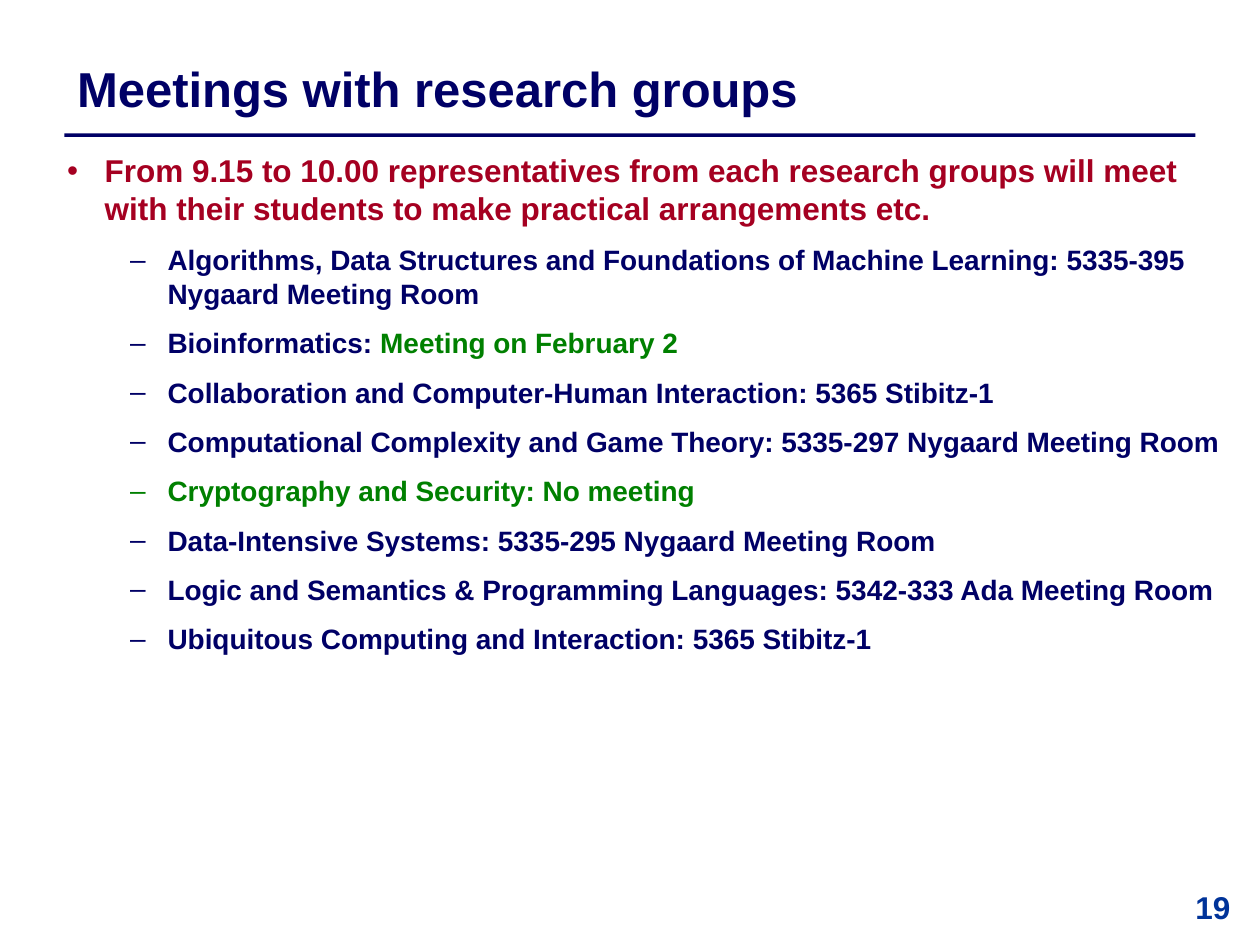
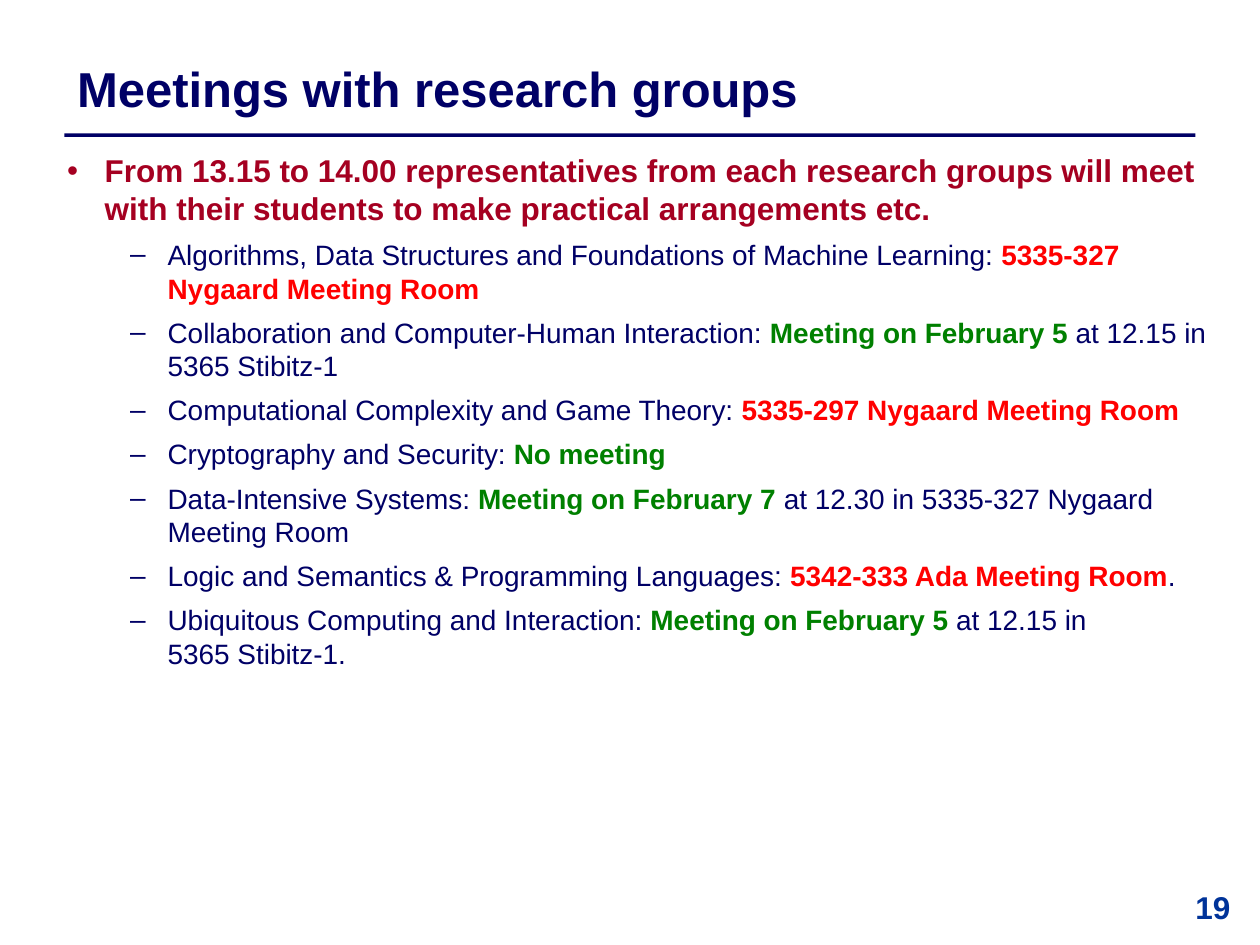
Before and after one commit to IntProgAU/Materiale, a slide deck: slide 19 of web/b25/1 Bachelor Contract .pptx. Drawn at 1260x945 pixels with LibreOffice and Linux fonts; fonts in the diff are those of the drawing. Boxes give left, top, right and bottom in pixels: in the first picture for what was removed or moved away, otherwise in the second. Text is boxed around its words. In the diff, an @@ line names an element or a change of style, - is before the commit and + after.

```diff
--- a/web/b25/1 Bachelor Contract .pptx
+++ b/web/b25/1 Bachelor Contract .pptx
@@ text at (105, 159, 1206, 377): text changed @@
-  • From 9.15 to 10.00 representatives from each research groups will meet with their students to make practical arrangements etc.
-  – Algorithms, Data Structures and Foundations of Machine Learning: 5335-395 Nygaard Meeting Room
-  – Bioinformatics: Meeting on February 2
-  – Collaboration and Computer-Human Interaction: 5365 Stibitz-1
+  • From 13.15 to 14.00 representatives from each research groups will meet with their students to make practical arrangements etc.
+  – Algorithms, Data Structures and Foundations of Machine Learning: 5335-327 Nygaard Meeting Room
+  – Collaboration and Computer-Human Interaction: Meeting on February 5 at 12.15 in 5365 Stibitz-1
@@ text at (168, 399, 1179, 470): text colour #000066 to #FF0000 in "5335-297 Nygaard Meeting Room"; bold off in "Computational Complexity and Game Theory:", "Cryptography and Security:"; text colour #008000 to #000066 in "Cryptography and Security:"; less space between paragraphs @@
@@ text at (168, 488, 1175, 665): text changed; bold off @@
-  – Data-Intensive Systems: 5335-295 Nygaard Meeting Room
-  – Logic and Semantics & Programming Languages: 5342-333 Ada Meeting Room
-  – Ubiquitous Computing and Interaction: 5365 Stibitz-1
+  – Data-Intensive Systems: Meeting on February 7 at 12.30 in 5335-327 Nygaard Meeting Room
+  – Logic and Semantics & Programming Languages: 5342-333 Ada Meeting Room.
+  – Ubiquitous Computing and Interaction: Meeting on February 5 at 12.15 in
+    5365 Stibitz-1.
```
Also in this commit, not shown: 3 other slides changed, 1 other file.
